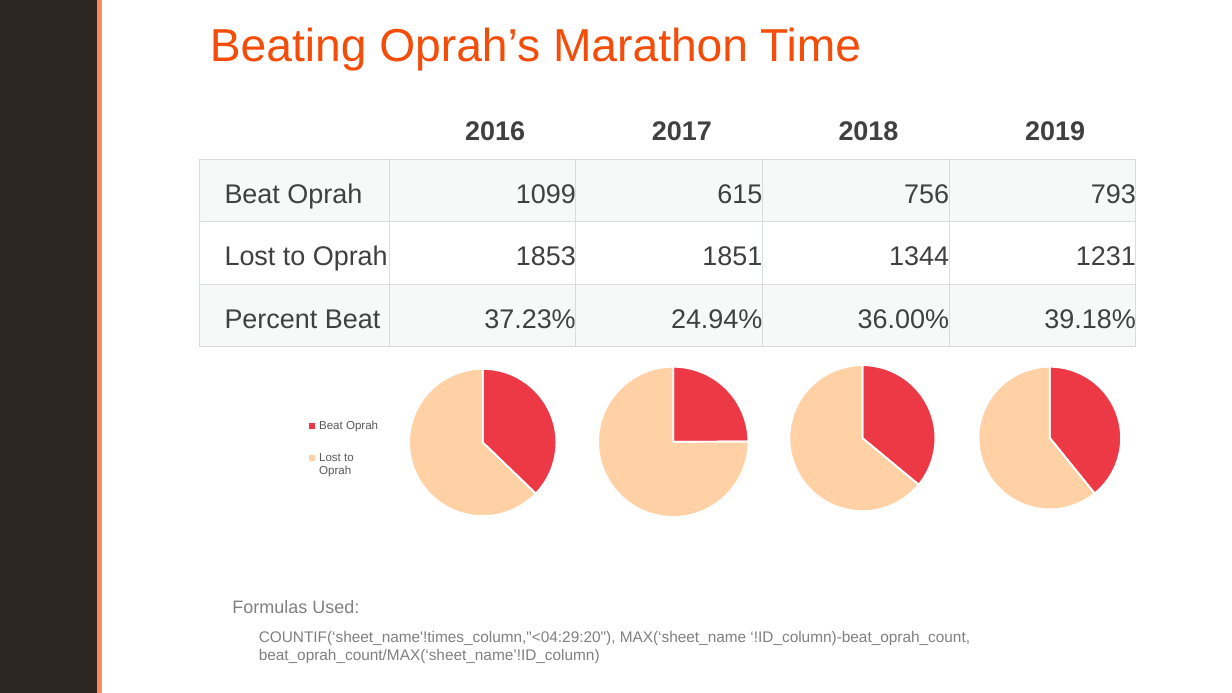
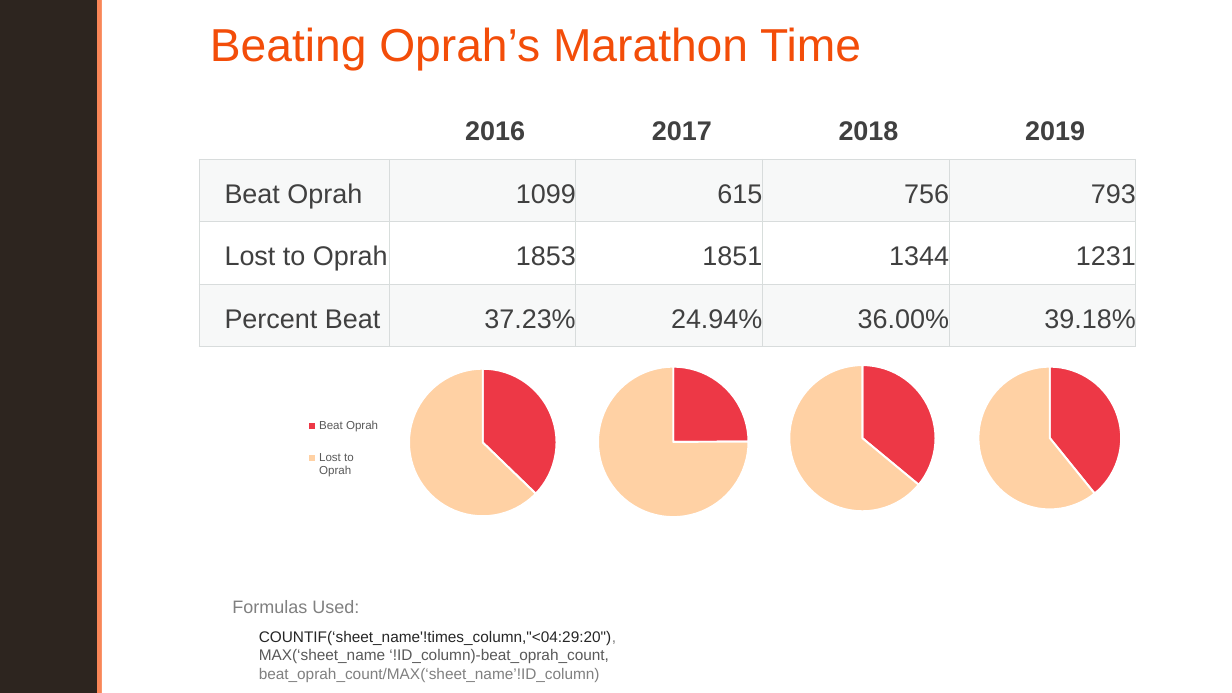
Before and after one commit to aaroncp/rock-and-roll-marathon-2, a slide deck: slide 3 of presentation.pptx. Drawn at 1232x693 pixels with LibreOffice and Linux fonts; fonts in the diff are those of the drawing; background and template pictures are left out. Boxes give left, top, right and bottom in pixels: in the first picture for what was removed or moved away, otherwise in the second. Text is boxed around its words. In the diff, an @@ line names an element or a change of style, - is before the commit and + after.

```diff
--- a/presentation.pptx
+++ b/presentation.pptx
@@ text at box(259, 631, 616, 663): text changed; text colour #808080 to #262626 @@
-COUNTIF(‘sheet_name'!times_column,"<04:29:20"), MAX(‘sheet_name ‘!ID_column)-beat_oprah_count,
+COUNTIF(‘sheet_name'!times_column,"<04:29:20"),
+MAX(‘sheet_name ‘!ID_column)-beat_oprah_count,
```
Also in this commit, not shown: 4 other slides changed.
